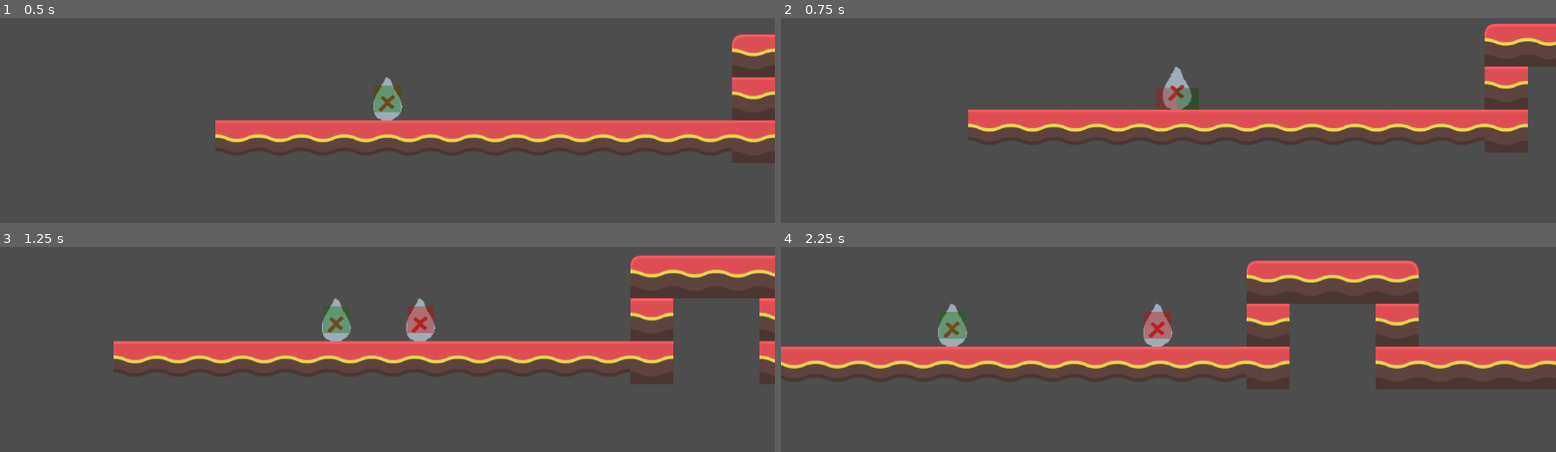
Above: before the commit, frames 1-4 (two rows, left to right).
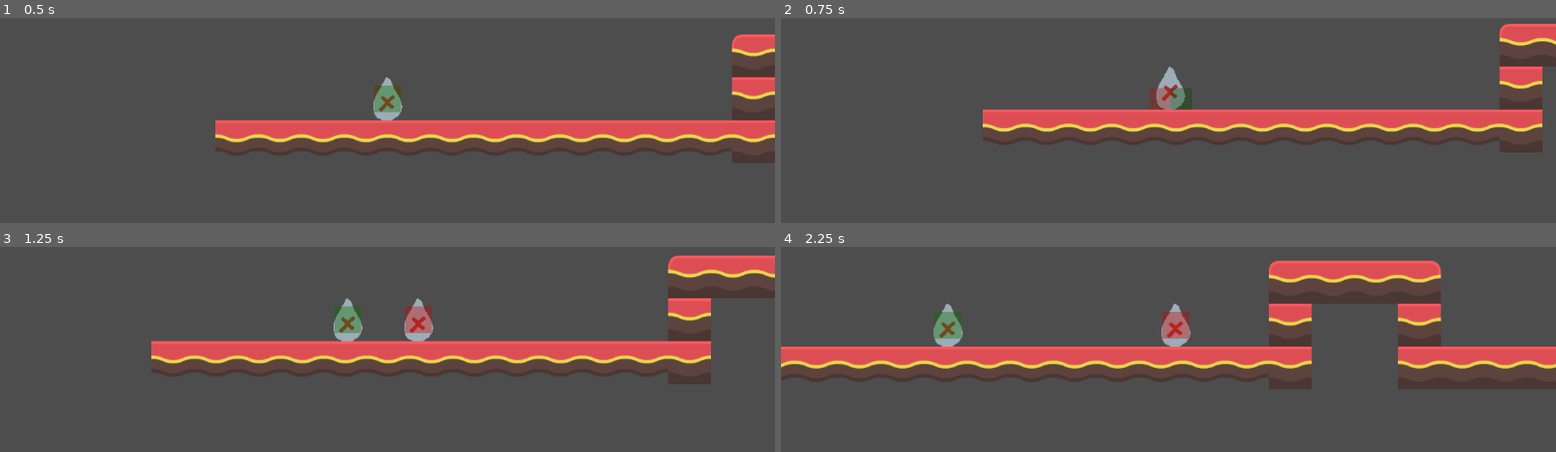
Above: after the commit, the same moments.

Repository: Jo-Meer/ldjam56
Game: Godot game, scene res://scenes/test_scenes/test_jonas.tscn
The game is run twice, just before and just after one commit, with the same random seed, the same clock (stepped at 60 frames per second) and the same inputs. The engine's default icon, where the game draws it, is replaced by a stand-in: a white triangle on a blue panel in a dark square.
Inputs:
- Up to frame 1 (0.5 s): no input
- Up to frame 2 (0.75 s): hold D (move_right) from 0.53 s (still down); tap T (merge) at 0.6 s
- Up to frame 3 (1.25 s): keep holding D (move_right); tap Space (jump) at 0.77 s; tap R (split) at 0.8 s
- Up to frame 4 (2.25 s): tap R (split) at 1.35 s; tap Space (jump) at 1.52 s; tap T (merge) at 1.55, 2.1 s; release D (move_right) at 2.03 s; hold A (move_left) from 2.03 s (still down)

Frame 1 is identical in both runs. In frame 2, 5.1% of the frame differs, in the area x 24-100%, y 2-66%; in frame 3, 6.6%; in frame 4, 9.1%, in the area x 0-100%, y 6-70%.

Commit message:
add horizontal acceleration

Diff:
--- a/scripts/player_controller.gd
+++ b/scripts/player_controller.gd
@@ -4,6 +4,8 @@
 
 
 @export var SPEED = 300.0
+@export var horizontal_decel = 4000
+@export var horizontal_accel = 2000
 @export var JUMP_VELOCITY = -800.0
 @export var jump_break_factor = 0.5
 @export var jump_gravity_factor = 2.0
@@ -46,7 +48,7 @@
 		handle_gravity(delta, fall_gravity_factor)
 
 		# break
-		velocity.x = move_toward(velocity.x, 0, SPEED)
+		velocity.x = calc_horizontal_velocity(velocity.x, 0, delta)
 		if velocity.y < 0:
 			velocity.y = move_toward(velocity.y, 0, SPEED)
 
@@ -62,13 +64,13 @@
 
 	if state == State.GROUNDED:
 		handle_jump()
-		handle_horizontal_movement()
+		handle_horizontal_movement(delta)
 
 		move_and_slide()
 
 	elif state == State.JUMPING:
 		handle_gravity(delta, jump_gravity_factor)
-		handle_horizontal_movement()
+		handle_horizontal_movement(delta)
 		handle_sticking_as_mud()
 		if Input.is_action_just_released("jump"):
 			velocity.y *= jump_break_factor
@@ -77,7 +79,7 @@
 
 	elif state == State.FALLING:
 		handle_gravity(delta, fall_gravity_factor)
-		handle_horizontal_movement()
+		handle_horizontal_movement(delta)
 		handle_sticking_as_mud()
 
 		move_and_slide()
@@ -87,7 +89,7 @@
 			velocity += get_gravity() * delta
 		elif not is_on_ceiling() and type == Globals.Type.STEAM:
 			velocity += Vector2(0, steam_gravity) * delta
-		handle_horizontal_movement()
+		handle_horizontal_movement(delta)
 
 		move_and_slide()
 
@@ -110,14 +112,11 @@
 		velocity.y = JUMP_VELOCITY
 		state = State.JUMPING
 
-func handle_horizontal_movement():
+func handle_horizontal_movement(delta: float):
 
 	# Get the input direction and handle the movement/deceleration.
-	var direction := Input.get_axis("move_left", "move_right")
-	if direction:
-		velocity.x = direction * SPEED
-	else:
-		velocity.x = move_toward(velocity.x, 0, SPEED)
+	var input_x = Input.get_axis("move_left", "move_right")
+	velocity.x = calc_horizontal_velocity(velocity.x, input_x, delta)
 
 func handle_sticking_as_mud():
 	if state != State.MUD_STICKING:
@@ -144,3 +143,29 @@
 	deactivated.emit()
 	z_index = 0
 	$Camera2D.enabled = false
+
+
+func calc_horizontal_velocity(current_x: float, input_x: float, delta):
+	var result = current_x
+	if input_x != 0:
+		if signf(input_x) != signf(current_x) and current_x != 0:
+			result = brake_horizontal(current_x, delta)
+		else:
+			if absf(result) < SPEED:
+				result = current_x + signf(input_x) * horizontal_accel * delta
+
+			result = clampf(result, -SPEED, SPEED)
+	else:
+		result = brake_horizontal(current_x, delta)
+
+
+	return result
+
+
+func brake_horizontal(current_x: float, delta: float):
+	var result = current_x - signf(current_x) * horizontal_decel * delta
+
+	if signf(result) != signf(current_x):
+		return 0
+
+	return result
